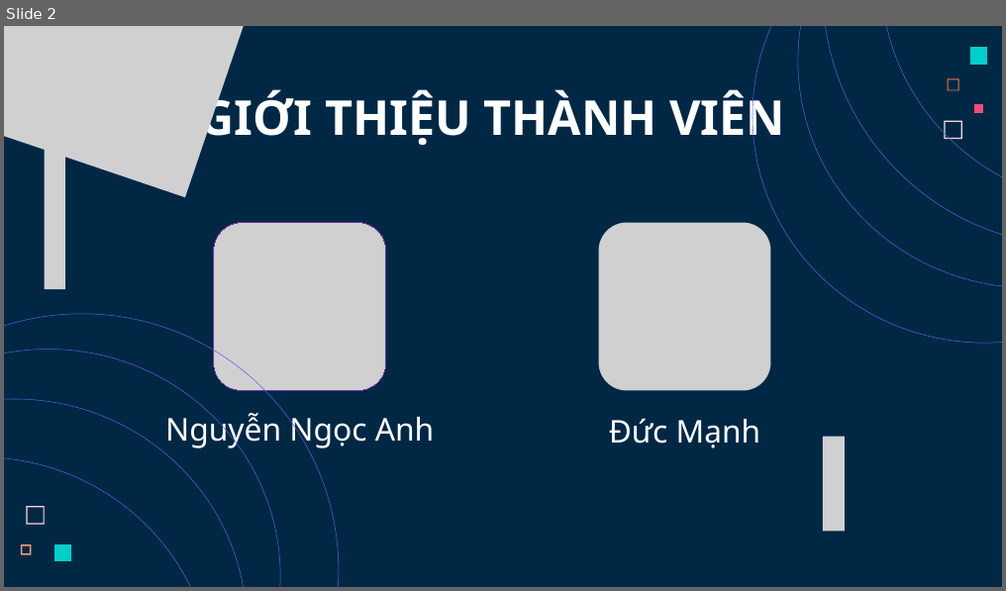
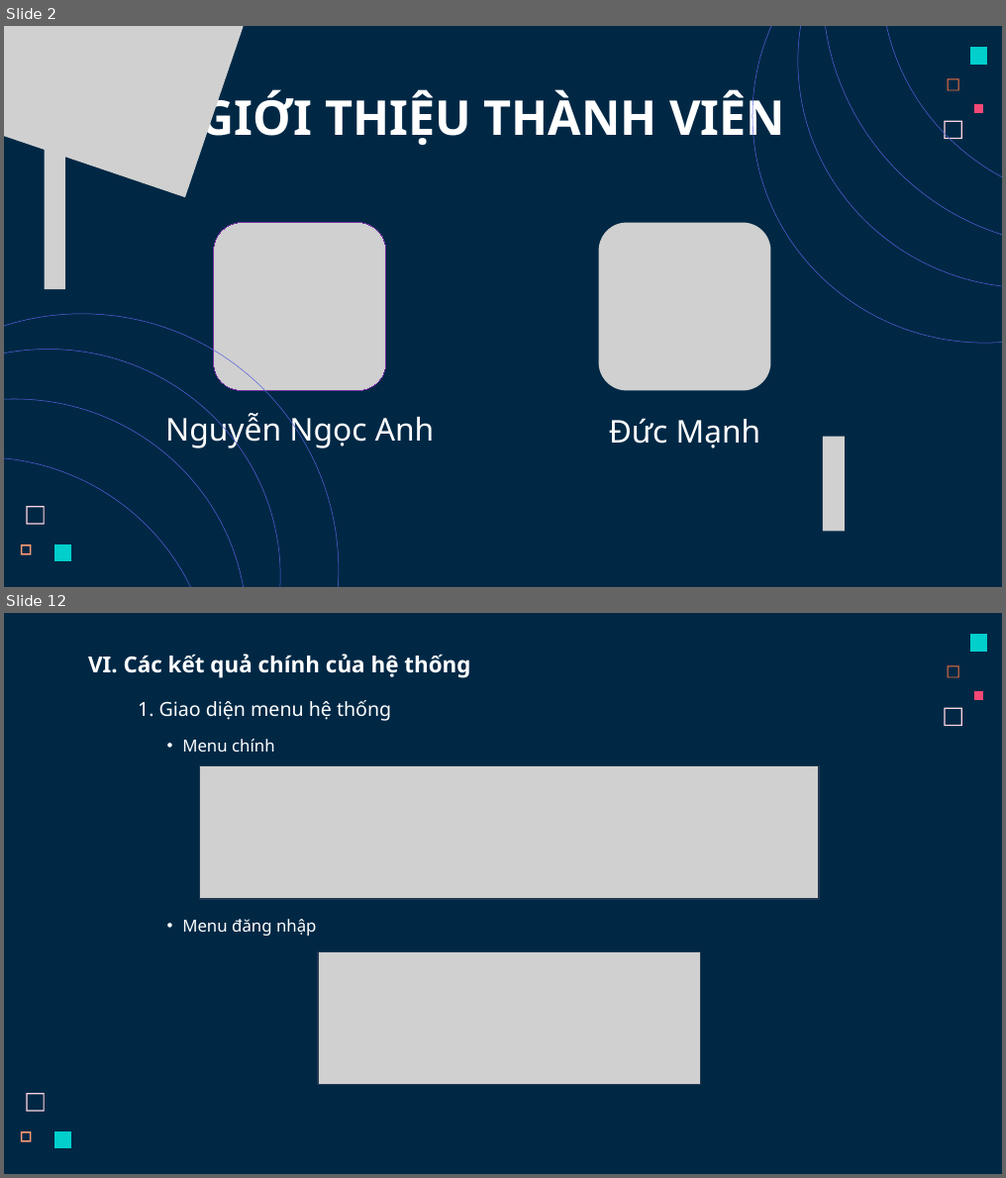
Before and after one commit to AnhCode206/DDTuan_PBL01_NHP41B_Nhom11, a slide deck: Slides.pptx. Shown one above the other, each under a label of ours: slide 2 before the commit, slides 2 and 12 after it; the slides between them are not shown. The pictures are 1006x591 and 1006x1178 pixels, drawn with LibreOffice and Linux fonts; fonts in the diff are those of the drawing; grey boxes stand for pictures. Boxes give left, top, right and bottom in pixels: in the first picture for what was removed or moved away, otherwise in the second. Text is boxed around its words. In the diff, an @@ line names an element or a change of style, - is before the commit and + after.

```diff
--- a/Slides.pptx
+++ b/Slides.pptx
@@ slide 12 added at bbox=[4, 613, 1002, 1174], background #002845 @@
@@ freeform shape added at bbox=[970, 635, 987, 652], fill #00CFCC @@
@@ text added at bbox=[88, 654, 470, 678], 32 pt, text #FFFFFF, bold @@
+VI. Các kết quả chính của hệ thống
@@ freeform shape added at bbox=[947, 665, 959, 678], fill #FC723F @@
@@ text added at bbox=[138, 700, 391, 721], 28 pt, text #FFFFFF @@
+1. Giao diện menu hệ thống
@@ freeform shape added at bbox=[974, 691, 983, 700], fill #F64975 @@
@@ freeform shape added at bbox=[944, 708, 962, 726], fill #FFD6E1 @@
@@ text added at bbox=[182, 739, 275, 752], 24 pt, text #FFFFFF @@
+• Menu chính
@@ picture added at bbox=[200, 766, 820, 899] @@
@@ text added at bbox=[182, 919, 317, 936], 24 pt, text #FFFFFF @@
+• Menu đăng nhập
@@ picture added at bbox=[318, 952, 701, 1085] @@
@@ freeform shape added at bbox=[26, 1093, 45, 1112], fill #FFD6E1 @@
@@ freeform shape added at bbox=[21, 1132, 31, 1143], fill #FF9973 @@
@@ freeform shape added at bbox=[54, 1132, 71, 1149], fill #00CFCC @@
```
Also in this commit, not shown: 4 slides changed, 19 other slides added, 9 slides removed, 3 other files.
